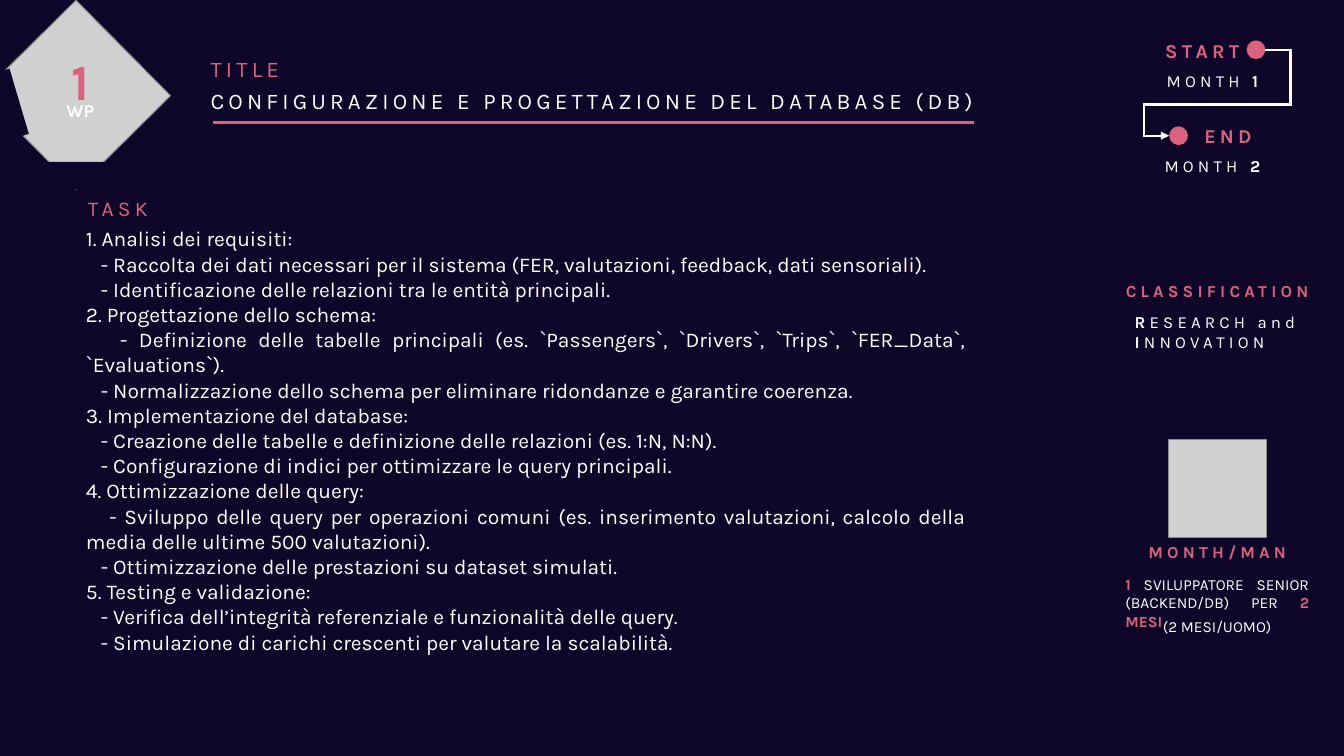
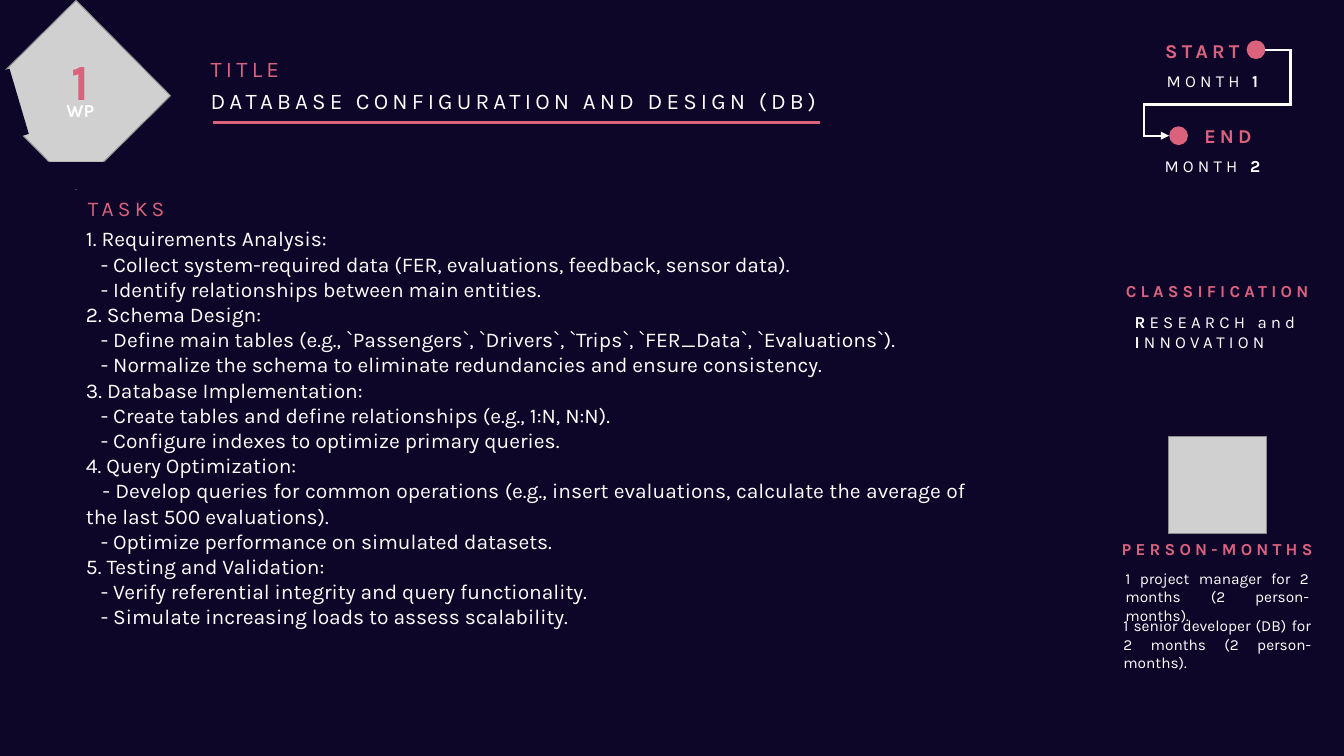
Before and after one commit to GiuseppeSoriano/MoodPilot, a slide deck: slide 28 of Idea/Idea_Presentation.pptx (slide 27 before the commit). Drawn at 1344x756 pixels with LibreOffice and Linux fonts; fonts in the diff are those of the drawing; grey boxes stand for pictures. Boxes give left, top, right and bottom in pixels: in the first picture for what was removed or moved away, otherwise in the second. Text is boxed around its words. In the diff, an @@ line names an element or a change of style, - is before the commit and + after.

```diff
--- a/Idea/Idea_Presentation.pptx
+++ b/Idea/Idea_Presentation.pptx
@@ text at (x1=211, y1=93, x2=816, y2=112): text changed @@
-CONFIGURAZIONE E PROGETTAZIONE DEL DATABASE (DB)
+DATABASE CONFIGURATION AND DESIGN (DB)
@@ line moved from (974, 123) - (213, 123) to (820, 123) - (213, 123) @@
@@ text at (x1=88, y1=202, x2=165, y2=216): text changed @@
-TASK
+TASKS
@@ text at (x1=86, y1=231, x2=965, y2=629): text changed @@
-1. Analisi dei requisiti:
-- Raccolta dei dati necessari per il sistema (FER, valutazioni, feedback, dati sensoriali).
-- Identificazione delle relazioni tra le entità principali.
-2. Progettazione dello schema:
-- Definizione delle tabelle principali (es. `Passengers`, `Drivers`, `Trips`, `FER_Data`, `Evaluations`).
-- Normalizzazione dello schema per eliminare ridondanze e garantire coerenza.
-3. Implementazione del database:
-- Creazione delle tabelle e definizione delle relazioni (es. 1:N, N:N).
-- Configurazione di indici per ottimizzare le query principali.
-4. Ottimizzazione delle query:
-- Sviluppo delle query per operazioni comuni (es. inserimento valutazioni, calcolo della media delle ultime 500 valutazioni).
-- Ottimizzazione delle prestazioni su dataset simulati.
-5. Testing e validazione:
-- Verifica dell’integrità referenziale e funzionalità delle query.
-- Simulazione di carichi crescenti per valutare la scalabilità.
+1. Requirements Analysis:
+- Collect system-required data (FER, evaluations, feedback, sensor data).
+- Identify relationships between main entities.
+2. Schema Design:
+- Define main tables (e.g., `Passengers`, `Drivers`, `Trips`, `FER_Data`, `Evaluations`).
+- Normalize the schema to eliminate redundancies and ensure consistency.
+3. Database Implementation:
+- Create tables and define relationships (e.g., 1:N, N:N).
+- Configure indexes to optimize primary queries.
+4. Query Optimization:
+- Develop queries for common operations (e.g., insert evaluations, calculate the average of the last 500 evaluations).
+- Optimize performance on simulated datasets.
+5. Testing and Validation:
+- Verify referential integrity and query functionality.
+- Simulate increasing loads to assess scalability.
@@ text added at (x1=1122, y1=544, x2=1313, y2=555), 12 pt, text #DA627D, bold @@
+PERSON-MONTHS
@@ text removed at (x1=1148, y1=545, x2=1286, y2=560) @@
-MONTH/MAN
@@ text added at (x1=1125, y1=573, x2=1309, y2=626), 11 pt, text #FFFFFF @@
+1 project manager for 2 months (2 person-months).
@@ text at (x1=1123, y1=618, x2=1311, y2=670): text changed @@
-1 SVILUPPATORE SENIOR (BACKEND/DB) PER 2 MESI
+1 senior developer (DB) for 2 months (2 person-months).
@@ text removed at (x1=1163, y1=620, x2=1272, y2=634) @@
-(2 MESI/UOMO)
```
Also in this commit, not shown: 7 other slides changed, 39 slides added, 2 slides removed.
